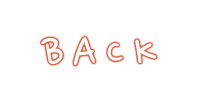
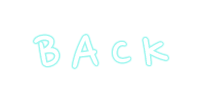
Layered file, before and after one edit (200px x 100px). Changes by layer:
painted on "BACK" over <box>34,35,168,68</box>
